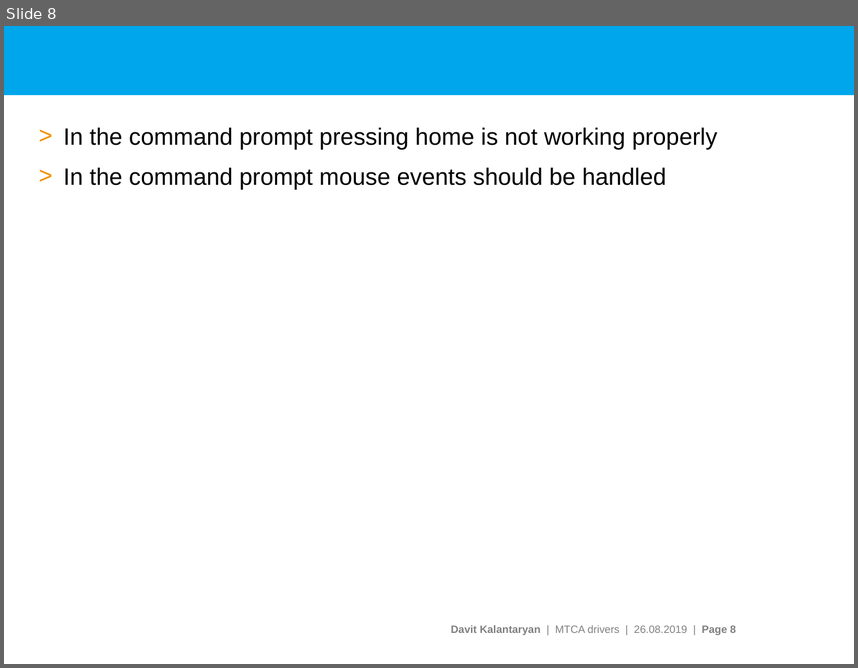
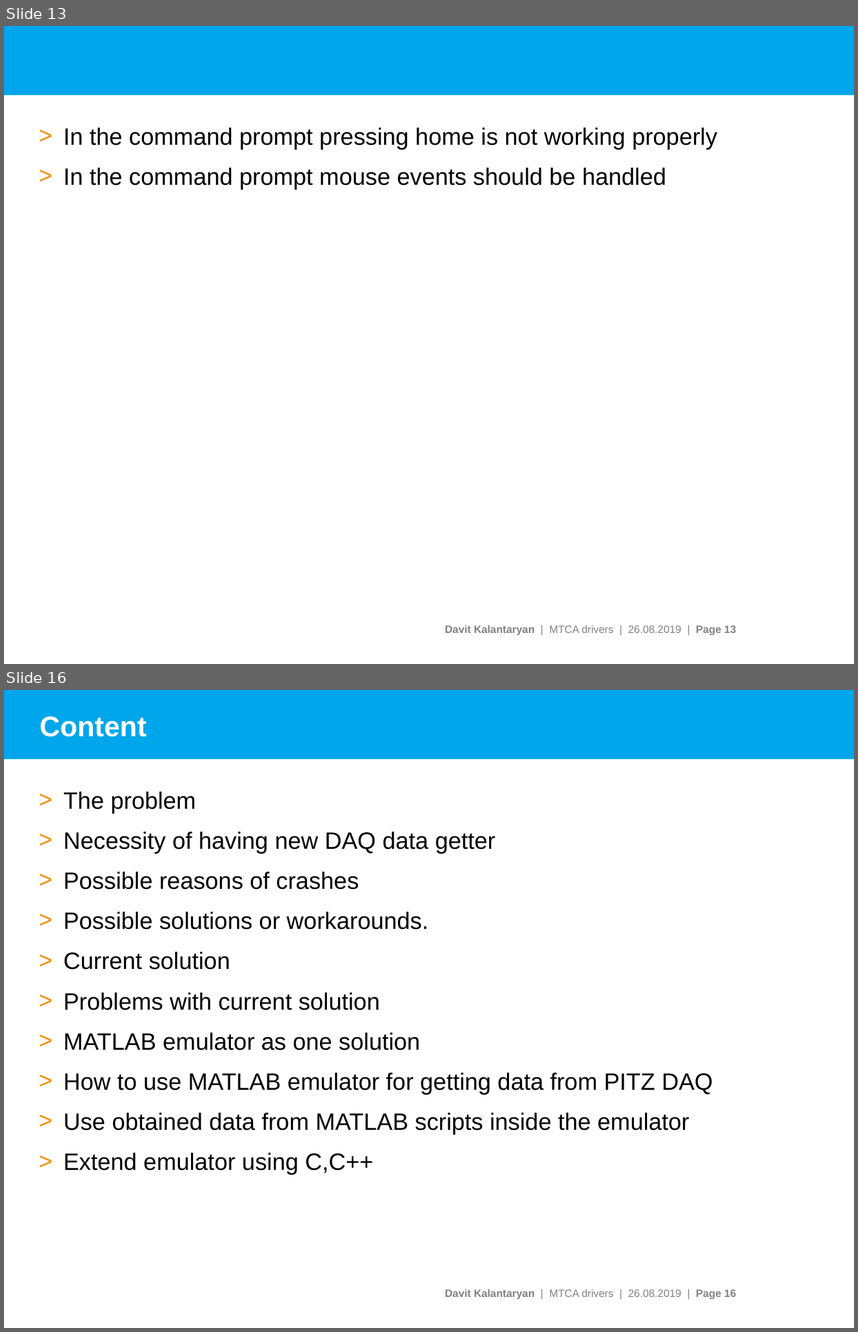
Before and after one commit to davitkalantaryan/matlabemulator, a slide deck: docs/doc/pitz_daq_data_geter.pptx. Shown one above the other, each under a label of ours: slide 8 before the commit, slides 13 and 16 after it; the slides between them are not shown. The pictures are 858x668 and 858x1332 pixels, drawn with LibreOffice and Linux fonts; fonts in the diff are those of the drawing; background and template pictures are left out. Boxes give left, top, right and bottom in pixels: in the first picture for what was removed or moved away, otherwise in the second. Text is boxed around its words. In the diff, an @@ line names an element or a change of style, - is before the commit and + after.

Commit message:
Finalizing documentation
[why]
For discussing the problem in the seminar

[how]
In the PITZ control meeting the subject will be discussed

```diff
--- a/docs/doc/pitz_daq_data_geter.pptx
+++ b/docs/doc/pitz_daq_data_geter.pptx
@@ slide 16 added at [4,690,854,1328], background #FFFFFF; not listed: 2 template elements that a slide beside it also shows @@
@@ title added at [40,716,147,737], 24 pt, text #FFFFFF, bold @@
+Content
@@ text added at [63,791,713,1174], 20 pt, text #000000 @@
+> The problem
+> Necessity of having new DAQ data getter
+> Possible reasons of crashes
+> Possible solutions or workarounds.
+> Current solution
+> Problems with current solution
+> MATLAB emulator as one solution
+> How to use MATLAB emulator for getting data from PITZ DAQ
+> Use obtained data from MATLAB scripts inside the emulator
+> Extend emulator using C,C++
@@ what was slide 8 is now slide 13 @@
@@ text at [445,625,736,635]: text changed @@
-Davit Kalantaryan | MTCA drivers | 26.08.2019 | Page 8
+Davit Kalantaryan | MTCA drivers | 26.08.2019 | Page 13
```
Also in this commit, not shown: 1 slide changed, 9 other slides added, 2 other files.
